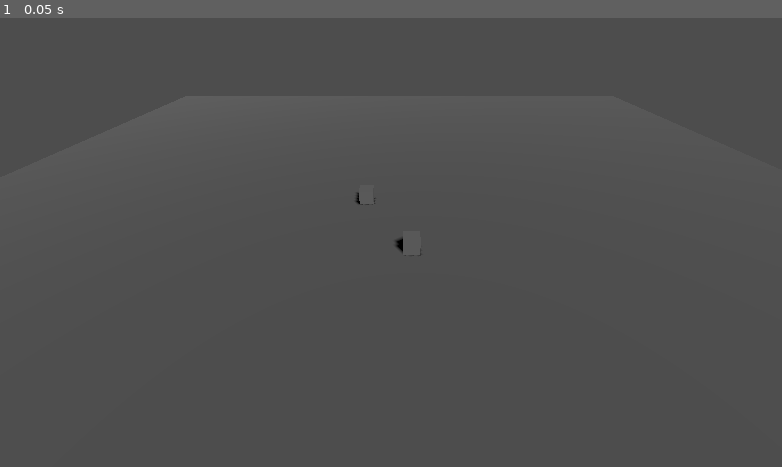
Above: before the commit, frame 1.
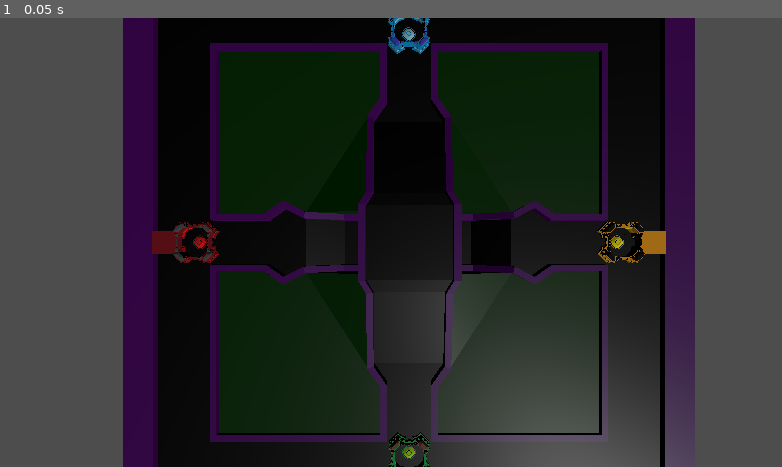
Above: after the commit, the same moment.

Repository: Kaylin-NormanSlack/ProjectPowerCommand
Game: Godot game, scene res://Gameplay.tscn
The game is run twice, just before and just after one commit, with the same random seed, the same clock (stepped at 60 frames per second) and the same inputs. Before the commit the project starts from res://System/MainGame.tscn.
Inputs:
- Up to frame 1 (0.05 s): no input

The runs differ from the first frame. In frame 1, 66% of the frame differs, in the area x 15-89%, y 0-100%.

Commit message:
Basic Netcode implementation in main game

Diff:
--- a/Gameplay.gd
+++ b/Gameplay.gd
@@ -2,3 +2,47 @@
 
 func _ready():
 	Input.mouse_mode = Input.MOUSE_MODE_CAPTURED
+
+var port = 4000
+var targetIP = "localhost"
+
+
+@export
+var PlayerScene = preload("res://Units/Player/Player.tscn")
+
+
+func _enter_tree():
+	# Start the server if Godot is passed the "--server" argument,
+	# and start a client otherwise.
+	if "--server" in OS.get_cmdline_args():
+		start_network(true)
+	else:
+		start_network(false)
+
+func start_network(server: bool) -> void:
+	var peer = ENetMultiplayerPeer.new()
+	if server:
+		multiplayer.peer_connected.connect(self.create_player)
+		multiplayer.peer_disconnected.connect(self.destroy_player)
+
+		#peer.set_bind_ip(targetIP) #ARE YOU SERIOUS!?!?!?!?!?
+		peer.create_server(port)
+		print("server listening on " + targetIP )
+	else:
+		peer.create_client(targetIP, port)
+		print("joining " + targetIP )
+
+	multiplayer.set_multiplayer_peer(peer)
+
+
+
+func create_player(id : int) -> void:
+	var p = PlayerScene.instantiate()
+	p.name = str(id)
+	$Players.add_child(p)
+	for player in $Players.get_children():
+		print(str(id) + ": has connected. The amount of players is " + str($Players.get_child_count()))
+
+func destroy_player(id : int) -> void:
+	$Players.get_node(str(id)).queue_free()
+	print(str(id) + ":Peer disconnected")
--- /dev/null
+++ b/Gameplay.tscn
@@ -0,0 +1,60 @@
+[gd_scene load_steps=10 format=3 uid="uid://bn6yco1d0ucdi"]
+
+[ext_resource type="Script" path="res://Gameplay.gd" id="1_d1v7m"]
+[ext_resource type="PackedScene" uid="uid://m5c4xfc62ut7" path="res://Environment/Map.tscn" id="3_4iwbg"]
+[ext_resource type="PackedScene" uid="uid://f74tn565mt15" path="res://Environment/Base.tscn" id="3_ln0o4"]
+[ext_resource type="PackedScene" uid="uid://dwj51v8qc38g1" path="res://UserInterface/Options.tscn" id="3_vkyse"]
+[ext_resource type="Resource" uid="uid://cj4g38i5dlfjg" path="res://Factions/mc.tres" id="4_dt1bk"]
+[ext_resource type="Resource" uid="uid://bgwaljon2u7br" path="res://Factions/da.tres" id="4_omtfh"]
+[ext_resource type="Script" path="res://UserInterface/InGameInterface.gd" id="5_d1m5v"]
+[ext_resource type="Resource" uid="uid://dpty6h8j5n5od" path="res://Factions/fe.tres" id="5_f4kt8"]
+[ext_resource type="Resource" uid="uid://btyvlub1myqq1" path="res://Factions/ei.tres" id="7_x01d6"]
+
+[node name="Root" type="Node3D"]
+script = ExtResource("1_d1v7m")
+
+[node name="Environment" type="Node3D" parent="."]
+
+[node name="Map" parent="Environment" instance=ExtResource("3_4iwbg")]
+
+[node name="Base1" parent="Environment" instance=ExtResource("3_ln0o4")]
+transform = Transform3D(-4.37114e-08, 0, 1, 0, 1, 0, -1, 0, -4.37114e-08, 0.134495, -3, 149.134)
+faction = ExtResource("4_omtfh")
+
+[node name="Base4" parent="Environment" instance=ExtResource("3_ln0o4")]
+transform = Transform3D(1, 0, 0, 0, 1, 0, 0, 0, 1, -148.529, -3, -0.124385)
+faction = ExtResource("5_f4kt8")
+
+[node name="Base2" parent="Environment" instance=ExtResource("3_ln0o4")]
+transform = Transform3D(-1, 0, -8.74228e-08, 0, 1, 0, 8.74228e-08, 0, -1, 148.081, -3, -0.188561)
+faction = ExtResource("4_dt1bk")
+
+[node name="Base3" parent="Environment" instance=ExtResource("3_ln0o4")]
+transform = Transform3D(1.31134e-07, 0, -1, 0, 1, 0, 1, 0, 1.31134e-07, -0.0582855, -3, -148.075)
+faction = ExtResource("7_x01d6")
+
+[node name="DirectionalLight3D" type="DirectionalLight3D" parent="."]
+transform = Transform3D(0.823513, -0.359561, 0.438797, 1.08803e-16, 0.773486, 0.633813, -0.567298, -0.521953, 0.636976, 2.08165e-12, 15, 2.08165e-12)
+light_energy = 0.539
+shadow_enabled = true
+
+[node name="InGameInterface" type="Control" parent="."]
+layout_mode = 3
+anchors_preset = 0
+offset_right = 40.0
+offset_bottom = 40.0
+script = ExtResource("5_d1m5v")
+
+[node name="OptionsMenu" parent="InGameInterface" instance=ExtResource("3_vkyse")]
+visible = false
+
+[node name="Units" type="Node3D" parent="."]
+
+[node name="Players" type="Node3D" parent="."]
+
+[node name="Camera3d" type="Camera3D" parent="."]
+transform = Transform3D(1, 0, 0, 0, -4.37114e-08, 1, 0, -1, -4.37114e-08, -6.64023, 206.395, 0)
+current = true
+
+[node name="MultiplayerSpawner" type="MultiplayerSpawner" parent="."]
+spawn_path = NodePath("../Players")
--- a/Level.tscn
+++ b/Level.tscn
@@ -47,20 +47,17 @@
 offset_bottom = 40.0
 
 [node name="Port" type="LineEdit" parent="ConnectMenu"]
-layout_mode = 2
 offset_right = 67.0
 offset_bottom = 31.0
 text = "9999"
 
 [node name="Join" type="Button" parent="ConnectMenu"]
-layout_mode = 2
 offset_top = 35.0
 offset_right = 67.0
 offset_bottom = 66.0
 text = "Join"
 
 [node name="Host" type="Button" parent="ConnectMenu"]
-layout_mode = 2
 offset_top = 70.0
 offset_right = 67.0
 offset_bottom = 101.0
--- a/System/MainGame.gd
+++ /dev/null
@@ -1,45 +0,0 @@
-extends Node
-
-var port = 4000
-var targetIP = "localhost"
-
-
-@export
-var PlayerScene = preload("res://Units/Player/Player.tscn")
-
-
-func _enter_tree():
-	# Start the server if Godot is passed the "--server" argument,
-	# and start a client otherwise.
-	if "--server" in OS.get_cmdline_args():
-		start_network(true)
-	else:
-		start_network(false)
-
-func start_network(server: bool) -> void:
-	var peer = ENetMultiplayerPeer.new()
-	if server:
-		multiplayer.peer_connected.connect(self.create_player)
-		multiplayer.peer_disconnected.connect(self.destroy_player)
-
-		#peer.set_bind_ip(targetIP) #ARE YOU SERIOUS!?!?!?!?!?
-		peer.create_server(port)
-		print("server listening on " + targetIP )
-	else:
-		peer.create_client(targetIP, port)
-		print("joining " + targetIP )
-
-	multiplayer.set_multiplayer_peer(peer)
-
-
-
-func create_player(id : int) -> void:
-	var p = PlayerScene.instantiate()
-	p.name = str(id)
-	$Players.add_child(p)
-	for player in $Players.get_children():
-		print(str(id) + ": has connected. The amount of players is " + str($Players.get_child_count()))
-
-func destroy_player(id : int) -> void:
-	$Players.get_node(str(id)).queue_free()
-	print(str(id) + ":Peer disconnected")
--- a/System/MainGame.tscn
+++ /dev/null
@@ -1,16 +0,0 @@
-[gd_scene load_steps=3 format=3 uid="uid://xv8gb7xip0lf"]
-
-[ext_resource type="Script" path="res://System/MainGame.gd" id="1_jsd7i"]
-[ext_resource type="PackedScene" uid="uid://dxfpex0ydv3aa" path="res://Level.tscn" id="2_b108w"]
-
-[node name="MainGame" type="Node"]
-script = ExtResource("1_jsd7i")
-
-[node name="Players" type="Node3D" parent="."]
-transform = Transform3D(1, 0, 0, 0, 1, 0, 0, 0, 1, 0, 2, -27.654)
-
-[node name="MultiplayerSpawner" type="MultiplayerSpawner" parent="."]
-_spawnable_scenes = PackedStringArray("res://Units/Player/Player.tscn")
-spawn_path = NodePath("../Players")
-
-[node name="Level" parent="." instance=ExtResource("2_b108w")]
--- a/Units/Player/Player.gd
+++ b/Units/Player/Player.gd
@@ -5,7 +5,6 @@
 	set(value):
 		faction = value
 		FactionUtils.apply_faction_colors(value, self)
-
 
 enum CameraMode { FIRST_PERSON, THIRD_PERSON }
 
@@ -43,14 +42,13 @@
 # Get the gravity from the project settings to be synced with RigidBody nodes.
 var gravity = ProjectSettings.get_setting("physics/3d/default_gravity")
 
-
 func _ready():
 	# Load commander of proper faction
 	if faction:
 		FactionUtils.apply_faction_colors(faction, self)
-	#Input.mouse_mode = Input.MOUSE_MODE_CAPTURED
 	$Networking/MultiplayerSynchronizer.set_multiplayer_authority(str(name).to_int())
-	$Camera3D.current = is_local_authority()
+	%FirstPersonCamera.current = is_local_authority()
+
 
 func is_local_authority() -> bool:
 	return $Networking/MultiplayerSynchronizer.get_multiplayer_authority() == multiplayer.get_unique_id()
@@ -63,10 +61,10 @@
 			move_and_slide()
 			return
 
-
 	# Add the gravity.
 	if not is_on_floor():
 		velocity.y -= gravity * delta
+
 
 	# Handle Jump.
 	if Input.is_action_just_pressed("ui_accept") and is_on_floor():
@@ -87,8 +85,6 @@
 
 	move_and_slide()
 	$Networking.sync_position = position
-
-
 
 func _input(event):
 	if !Input.mouse_mode == Input.MOUSE_MODE_CAPTURED:
--- a/Units/Player/Player.tscn
+++ b/Units/Player/Player.tscn
@@ -1,20 +1,18 @@
-[gd_scene load_steps=7 format=3 uid="uid://sehq4ogge7br"]
+[gd_scene load_steps=8 format=3 uid="uid://bb57g0xho7c5t"]
 
 [ext_resource type="Script" path="res://Units/Player/Player.gd" id="1_0hdoe"]
-[ext_resource type="Script" path="res://Units/Player/player_networking.gd" id="2_mns8b"]
+[ext_resource type="Resource" uid="uid://cj4g38i5dlfjg" path="res://Factions/mc.tres" id="2_eki41"]
+[ext_resource type="PackedScene" uid="uid://e4w873cvy2d" path="res://Units/Player/commander.tscn" id="2_pdday"]
+[ext_resource type="Script" path="res://Units/Player/player_networking.gd" id="4_0f7oj"]
 
 [sub_resource type="CapsuleShape3D" id="CapsuleShape3D_triqg"]
 height = 1.8
 
-[sub_resource type="CapsuleMesh" id="CapsuleMesh_phgyo"]
-height = 1.8
+[sub_resource type="Environment" id="Environment_5btf0"]
+ambient_light_color = Color(0.498039, 0.498039, 0.498039, 1)
 
-[sub_resource type="Environment" id="Environment_c3yvs"]
-
-[sub_resource type="SceneReplicationConfig" id="SceneReplicationConfig_xgbn7"]
-properties/0/path = NodePath(".:sync_position")
-properties/0/spawn = true
-properties/0/sync = true
+[sub_resource type="LabelSettings" id="LabelSettings_rba3d"]
+font_size = 50
 
 [node name="Player" type="CharacterBody3D"]
 collision_layer = 2
@@ -22,22 +20,54 @@
 axis_lock_angular_x = true
 axis_lock_angular_z = true
 script = ExtResource("1_0hdoe")
+faction = ExtResource("2_eki41")
 
 [node name="CollisionShape3D" type="CollisionShape3D" parent="."]
 transform = Transform3D(1, 0, 0, 0, 1, 0, 0, 0, 1, 2.08165e-12, 0.9, 2.08165e-12)
 shape = SubResource("CapsuleShape3D_triqg")
 
-[node name="Mesh" type="MeshInstance3D" parent="."]
-transform = Transform3D(1, 0, 0, 0, 1, 0, 0, 0, 1, 2.08165e-12, 0.9, 2.08165e-12)
-mesh = SubResource("CapsuleMesh_phgyo")
+[node name="FirstPersonCamera" type="Camera3D" parent="."]
+unique_name_in_owner = true
+transform = Transform3D(1, -3.48787e-16, 3.48787e-16, 3.48787e-16, 1, -3.48787e-16, -3.48787e-16, 3.48787e-16, 1, 2.08165e-12, 1.4, 2.08165e-12)
+cull_mask = 1048571
+environment = SubResource("Environment_5btf0")
 
-[node name="Camera3D" type="Camera3D" parent="."]
+[node name="Interactor" type="RayCast3D" parent="FirstPersonCamera"]
 unique_name_in_owner = true
-transform = Transform3D(1, -4.3906e-16, 3.36902e-16, 3.36902e-16, 0.965926, 0.258819, -4.3906e-16, -0.258819, 0.965926, 2.08165e-12, 7, 9)
-environment = SubResource("Environment_c3yvs")
+exclude_parent = false
+target_position = Vector3(2.08165e-12, 2.08165e-12, -2)
+collision_mask = 8
+collide_with_areas = true
+collide_with_bodies = false
+
+[node name="ThirdPersonCamera" type="Camera3D" parent="."]
+unique_name_in_owner = true
+transform = Transform3D(1, -4.39059e-16, 3.36903e-16, 3.19571e-16, 0.955129, 0.296191, -4.51831e-16, -0.296191, 0.955129, 2.08165e-12, 2.60029, 2.23982)
+cull_mask = 1048573
+environment = SubResource("Environment_5btf0")
+
+[node name="Commander" parent="." instance=ExtResource("2_pdday")]
+unique_name_in_owner = true
+
+[node name="InteractionMarker" type="MarginContainer" parent="."]
+unique_name_in_owner = true
+anchors_preset = 14
+anchor_top = 0.5
+anchor_right = 1.0
+anchor_bottom = 0.5
+grow_horizontal = 2
+grow_vertical = 2
+
+[node name="Label" type="Label" parent="InteractionMarker"]
+layout_mode = 2
+offset_right = 1920.0
+offset_bottom = 72.0
+text = "Press E to interact"
+label_settings = SubResource("LabelSettings_rba3d")
+horizontal_alignment = 1
+vertical_alignment = 1
 
 [node name="Networking" type="Node" parent="."]
-script = ExtResource("2_mns8b")
+script = ExtResource("4_0f7oj")
 
 [node name="MultiplayerSynchronizer" type="MultiplayerSynchronizer" parent="Networking"]
-replication_config = SubResource("SceneReplicationConfig_xgbn7")
--- a/UserInterface/InGameOptions.gd
+++ b/UserInterface/InGameOptions.gd
@@ -16,8 +16,3 @@
 	print("continue")
 	get_node(".").hide()
 	Input.mouse_mode = Input.MOUSE_MODE_CAPTURED
-
-
-
-func _on_back_to_start_pressed():
-		Game.emit_signal("ChangeScene",Main_Menu)
--- a/project.godot
+++ b/project.godot
@@ -9,6 +9,31 @@
 config_version=5
 
 _global_script_classes=[{
+"base": "Resource",
+"class": &"Faction",
+"language": &"GDScript",
+"path": "res://Scripts/Faction.gd"
+}, {
+"base": "RefCounted",
+"class": &"FactionUtils",
+"language": &"GDScript",
+"path": "res://Scripts/FactionUtils.gd"
+}, {
+"base": "Area3D",
+"class": &"Hitbox",
+"language": &"GDScript",
+"path": "res://Scripts/Hitbox.gd"
+}, {
+"base": "Area3D",
+"class": &"Hurtbox",
+"language": &"GDScript",
+"path": "res://Scripts/Hurtbox.gd"
+}, {
+"base": "Area3D",
+"class": &"Interactable",
+"language": &"GDScript",
+"path": "res://Scripts/Interactable.gd"
+}, {
 "base": "CharacterBody3D",
 "class": &"Player",
 "language": &"GDScript",
@@ -18,18 +43,33 @@
 "class": &"ResourceAsyncLoader",
 "language": &"GDScript",
 "path": "res://ResourceAsyncLoader.gd"
+}, {
+"base": "CharacterBody3D",
+"class": &"Unit",
+"language": &"GDScript",
+"path": "res://Units/Unit.gd"
 }]
 _global_script_class_icons={
+"Faction": "",
+"FactionUtils": "",
+"Hitbox": "",
+"Hurtbox": "",
+"Interactable": "",
 "Player": "",
-"ResourceAsyncLoader": ""
+"ResourceAsyncLoader": "",
+"Unit": ""
 }
 
 [application]
 
 config/name="Project Power Command"
-run/main_scene="res://System/MainGame.tscn"
+run/main_scene="res://Gameplay.tscn"
 config/features=PackedStringArray("4.0")
 config/icon="res://icon.svg"
+
+[autoload]
+
+Game="*res://Autoloads/Game.gd"
 
 [display]
 
@@ -83,7 +123,20 @@
 }
 pause={
 "deadzone": 0.5,
-"events": [Object(InputEventKey,"resource_local_to_scene":false,"resource_name":"","device":0,"window_id":0,"alt_pressed":false,"shift_pressed":false,"ctrl_pressed":false,"meta_pressed":false,"pressed":false,"keycode":0,"physical_keycode":4194305,"unicode":0,"echo":false,"script":null)
+"events": [Object(InputEventKey,"resource_local_to_scene":false,"resource_name":"","device":0,"window_id":0,"alt_pressed":false,"shift_pressed":false,"ctrl_pressed":false,"meta_pressed":false,"pressed":false,"keycode":4194305,"physical_keycode":0,"unicode":0,"echo":false,"script":null)
+, Object(InputEventJoypadButton,"resource_local_to_scene":false,"resource_name":"","device":-1,"button_index":6,"pressure":0.0,"pressed":false,"script":null)
+]
+}
+switch_camera={
+"deadzone": 0.5,
+"events": [Object(InputEventKey,"resource_local_to_scene":false,"resource_name":"","device":0,"window_id":0,"alt_pressed":false,"shift_pressed":false,"ctrl_pressed":false,"meta_pressed":false,"pressed":false,"keycode":0,"physical_keycode":67,"unicode":0,"echo":false,"script":null)
+, Object(InputEventJoypadButton,"resource_local_to_scene":false,"resource_name":"","device":-1,"button_index":11,"pressure":0.0,"pressed":false,"script":null)
+]
+}
+interact={
+"deadzone": 0.5,
+"events": [Object(InputEventKey,"resource_local_to_scene":false,"resource_name":"","device":0,"window_id":0,"alt_pressed":false,"shift_pressed":false,"ctrl_pressed":false,"meta_pressed":false,"pressed":false,"keycode":0,"physical_keycode":69,"unicode":0,"echo":false,"script":null)
+, Object(InputEventJoypadButton,"resource_local_to_scene":false,"resource_name":"","device":-1,"button_index":2,"pressure":0.0,"pressed":false,"script":null)
 ]
 }
 
Not shown: 1 places in Level.tscn that only renumber resources
Not shown, changed: server.bat
